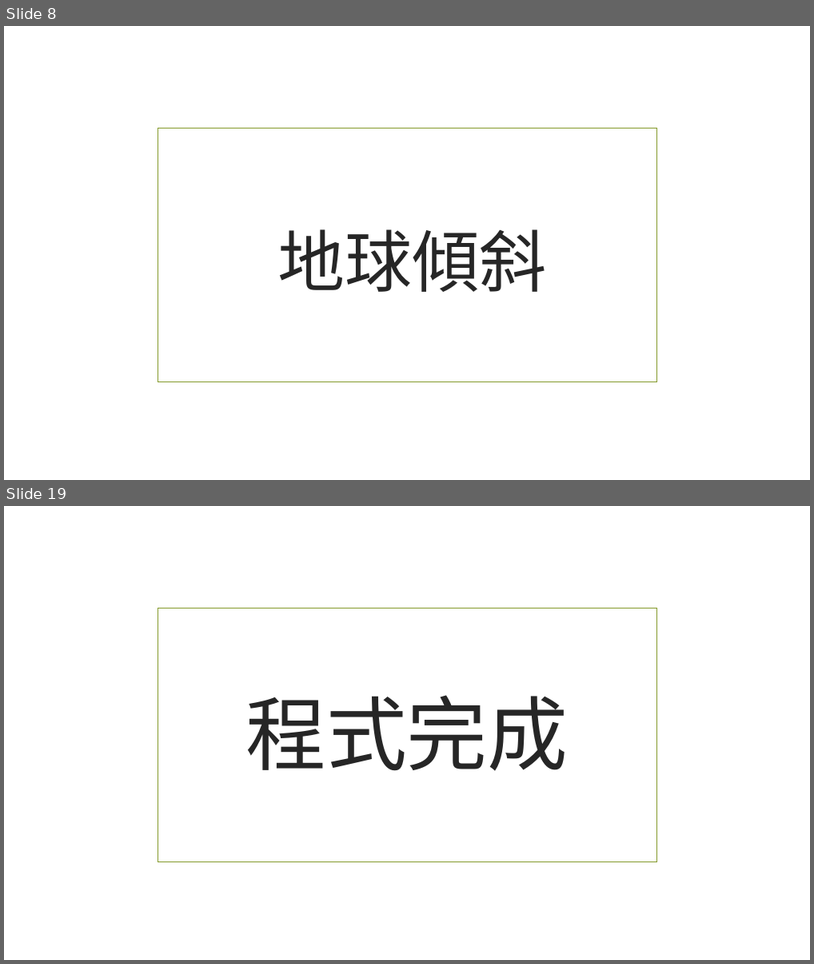
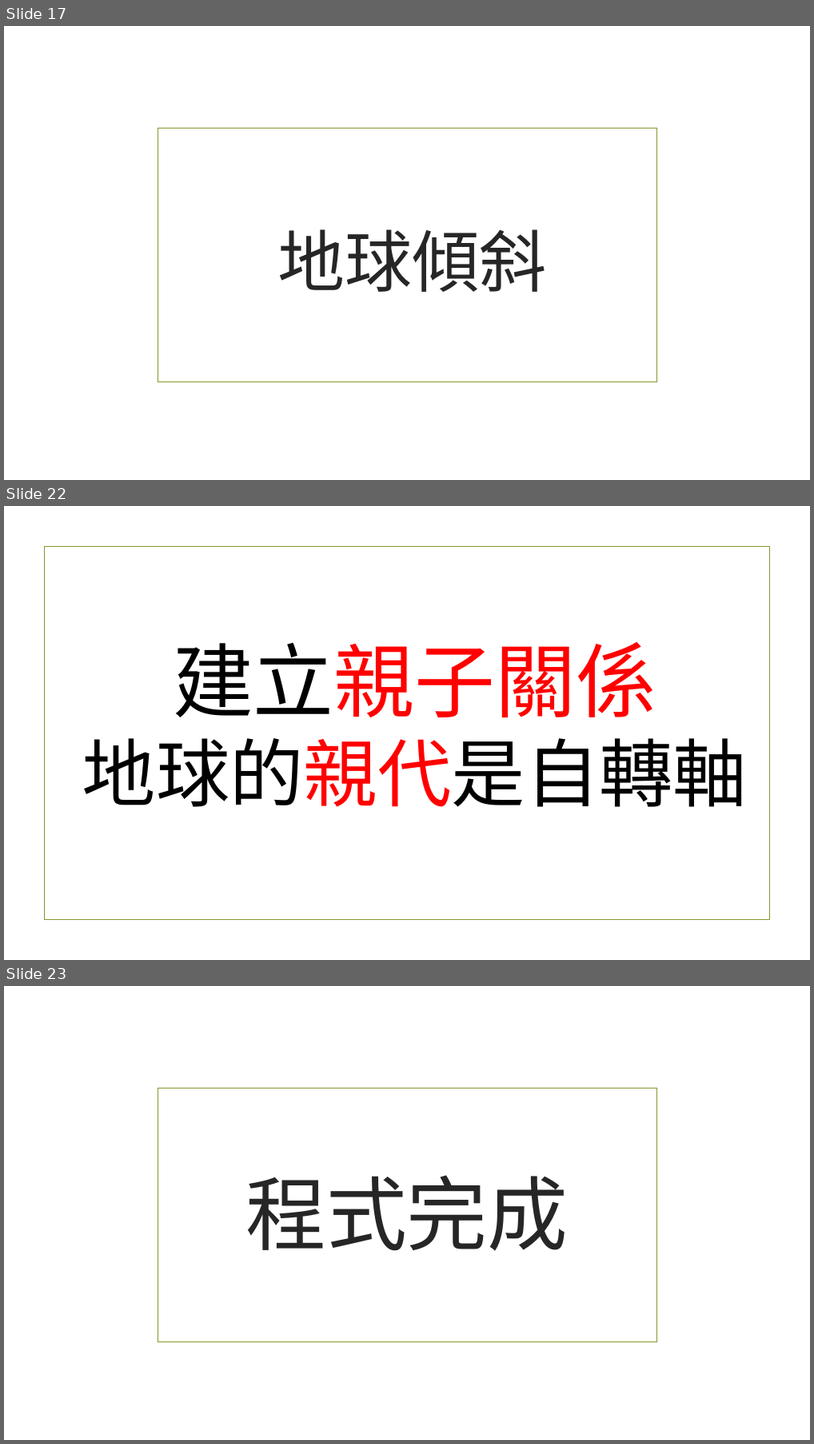
Before and after one commit to beardad1975/py4t, a slide deck: 課程資料/3D空間大探索/02轉動地球.pptx. Shown one above the other, each under a label of ours: slides 8 and 19 before the commit, slides 17, 22 and 23 after it; the slides between them are not shown. The pictures are 814x964 and 814x1444 pixels, drawn with LibreOffice and Linux fonts; fonts in the diff are those of the drawing; background and template pictures are left out. Boxes give left, top, right and bottom in pixels: in the first picture for what was removed or moved away, otherwise in the second. Text is boxed around its words. In the diff, an @@ line names an element or a change of style, - is before the commit and + after.

```diff
--- a/課程資料/3D空間大探索/02轉動地球.pptx
+++ b/課程資料/3D空間大探索/02轉動地球.pptx
@@ slide 22 added at [4,506,810,960], background picture (left out) @@
@@ rectangle added at [44,547,770,920], outline #83992A 1.25 pt @@
@@ title added at [82,642,747,807], 88 pt, text #000000 @@
+建立親子關係
+地球的親代是自轉軸
@@ what was slide 8 is now slide 17 @@
@@ what was slide 19 is now slide 23 @@
```
Also in this commit, not shown: 5 slides changed, 10 other slides added, 7 slides removed, 17 other files.
